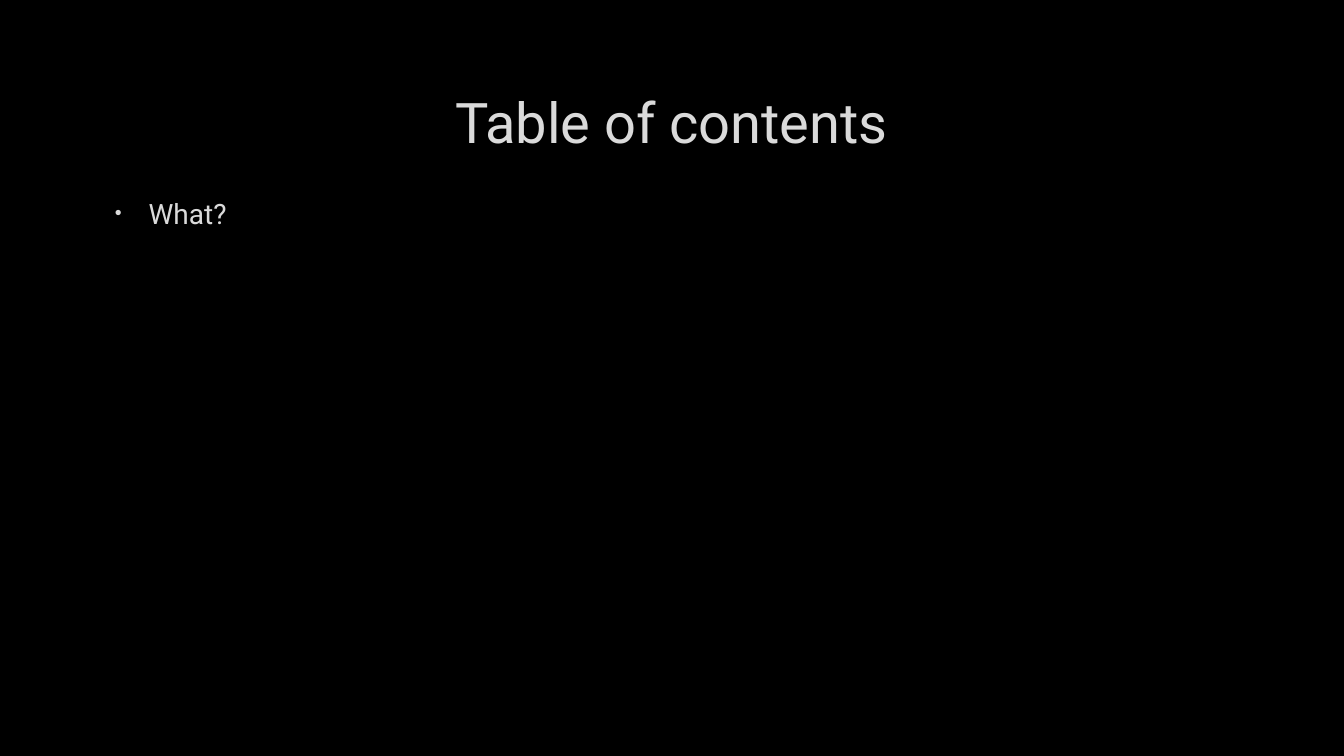
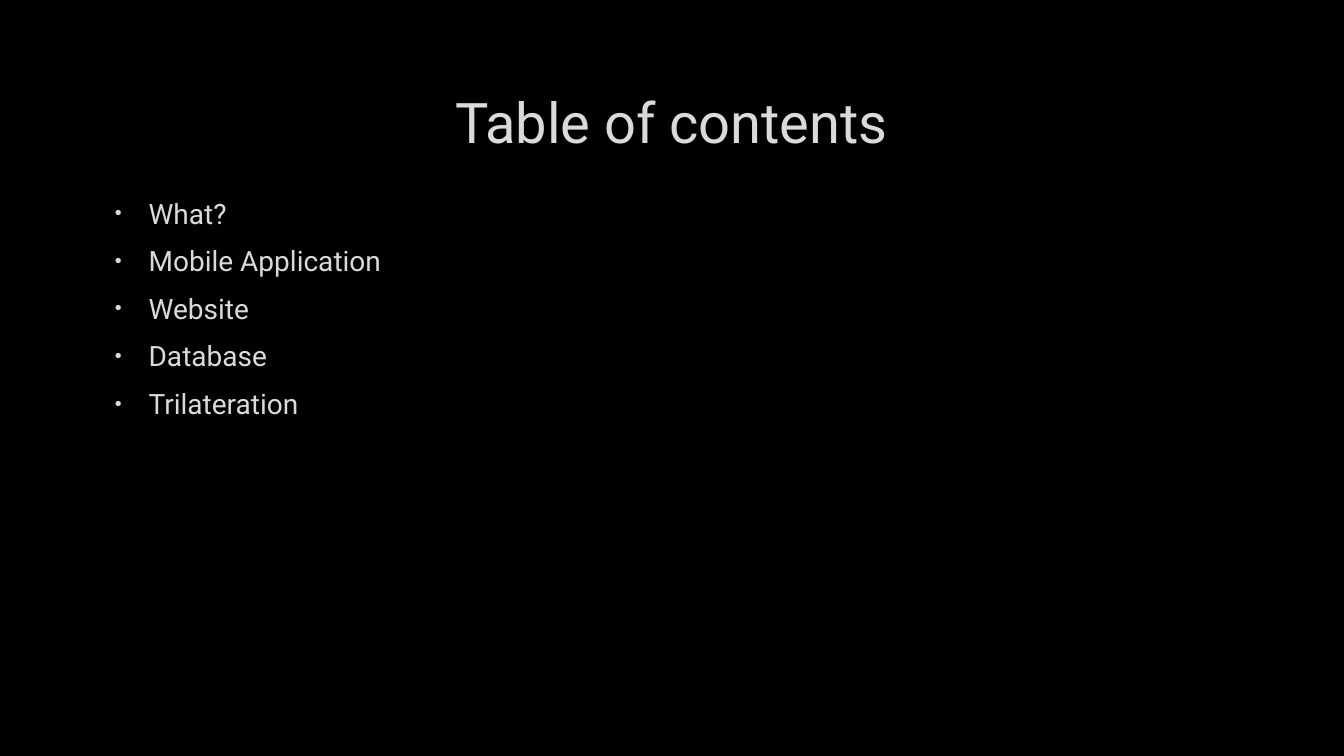
Before and after one commit to wouter-vv/BachelorProject, a slide deck: slide 2 of presentatie.pptx. Drawn at 1344x756 pixels with LibreOffice and Linux fonts; fonts in the diff are those of the drawing; background and template pictures are left out. Boxes give left, top, right and bottom in pixels: in the first picture for what was removed or moved away, otherwise in the second. Text is boxed around its words. In the diff, an @@ line names an element or a change of style, - is before the commit and + after.

```diff
--- a/presentatie.pptx
+++ b/presentatie.pptx
@@ text at box(149, 250, 381, 415): paragraphs added @@
+• Mobile Application
+• Website
+• Database
+• Trilateration
```
Also in this commit, not shown: 5 other slides changed, 3 slides added.
